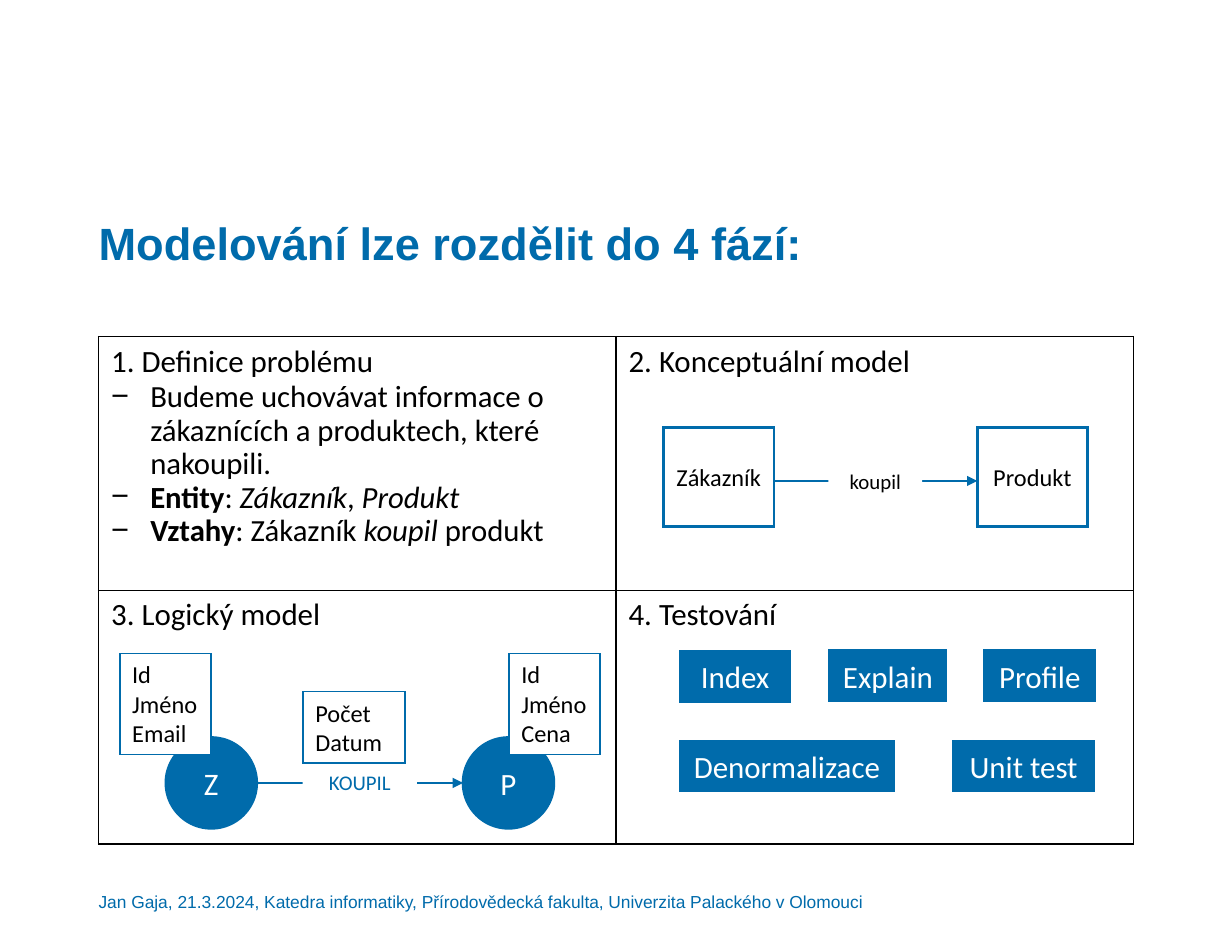
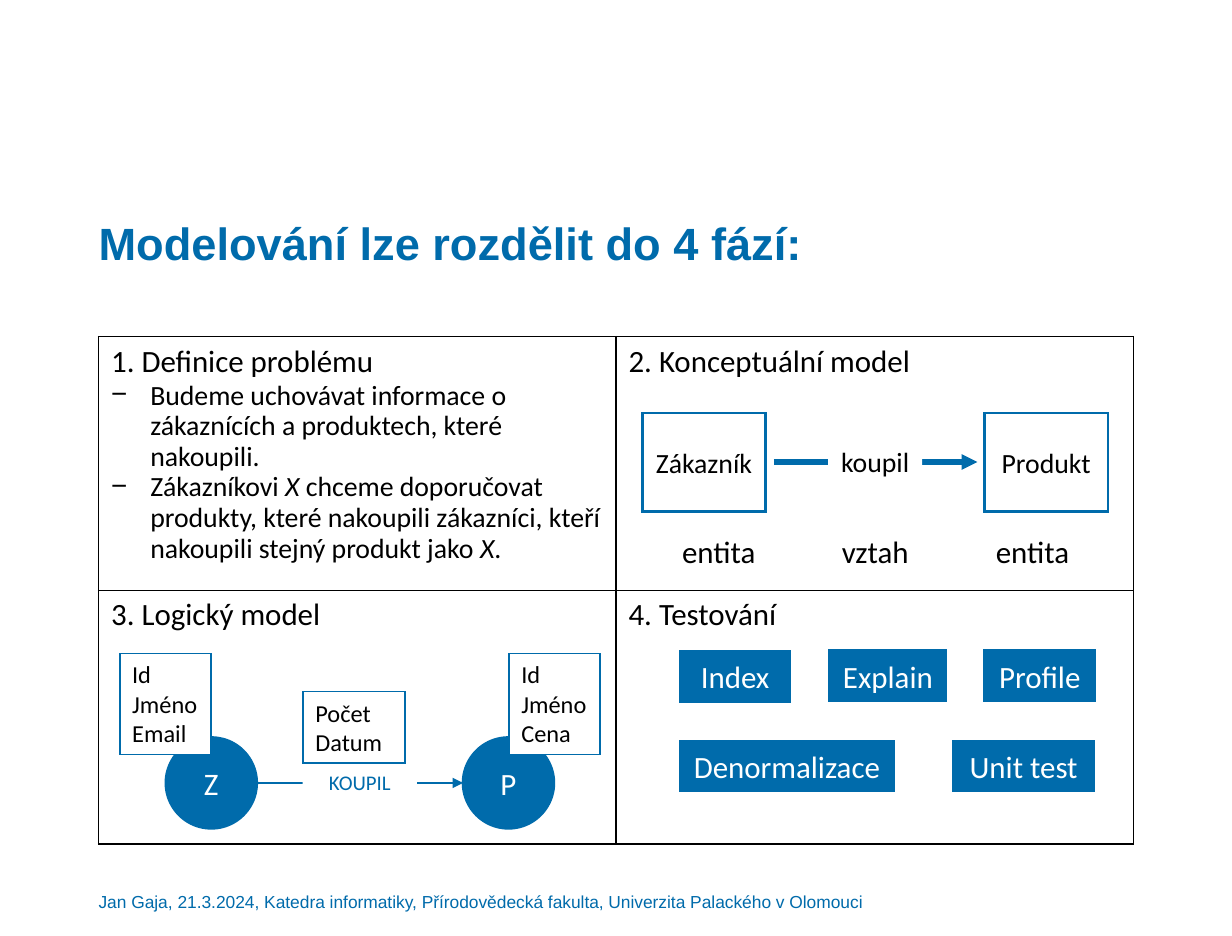
Before and after one commit to gajajan/graph_databases, a slide deck: slide 9 of Grafové databáze – přehled a srovnání.pptx (slide 8 before the commit). Drawn at 1232x936 pixels with LibreOffice and Linux fonts; fonts in the diff are those of the drawing; background and template pictures are left out. Boxes give left, top, right and bottom in pixels: in the first picture for what was removed or moved away, otherwise in the second. Text is boxed around its words. In the diff, an @@ line names an element or a change of style, - is before the commit and + after.

```diff
--- a/Grafové databáze – přehled a srovnání.pptx
+++ b/Grafové databáze – přehled a srovnání.pptx
@@ table at [99,337,1133,844] @@
-row 1, column 1: 1. Definice problému / Budeme uchovávat informace o zákaznících a produktech, které nakoupili. / Entity: Zákazník, Produkt / Vztahy: Zákazník koupil produkt
+row 1, column 1: 1. Definice problému / Budeme uchovávat informace o zákaznících a produktech, které nakoupili. / Zákazníkovi X chceme doporučovat produkty, které nakoupili zákazníci, kteří nakoupili stejný produkt jako X.
@@ rectangle "Zákazník" at [642,413,765,512]: size 14 to 16 pt @@
@@ rectangle "Zákazník": place and size @@
-rectangle "Zákazník" at [664,428,774,527]
+rectangle "Zákazník" at [642,413,765,512]
@@ rectangle "Produkt": place and size @@
-rectangle "Produkt" at [978,428,1088,527]
+rectangle "Produkt" at [985,413,1108,512]
@@ rectangle "Produkt" at [985,413,1108,512]: size 14 to 16 pt @@
@@ text "koupil": place and size @@
-text "koupil" at [850,474,901,493]
+text "koupil" at [841,452,909,477]
@@ text "koupil" at [841,452,909,477]: size 12 to 16 pt @@
@@ arrow moved from (774, 481) - (978, 481) to (774, 462) - (978, 462) @@
@@ arrow (774, 462) - (978, 462): stroke #006BAB 1 pt to #006BAB 3 pt @@
@@ text added at [682,541,755,564], 17.8 pt, text #000000 @@
+entita
@@ text added at [842,541,909,564], 17.8 pt, text #000000 @@
+vztah
@@ text added at [996,541,1069,564], 17.8 pt, text #000000 @@
+entita
```
Also in this commit, not shown: 3 other slides changed, 1 slide added, 39 other files.
